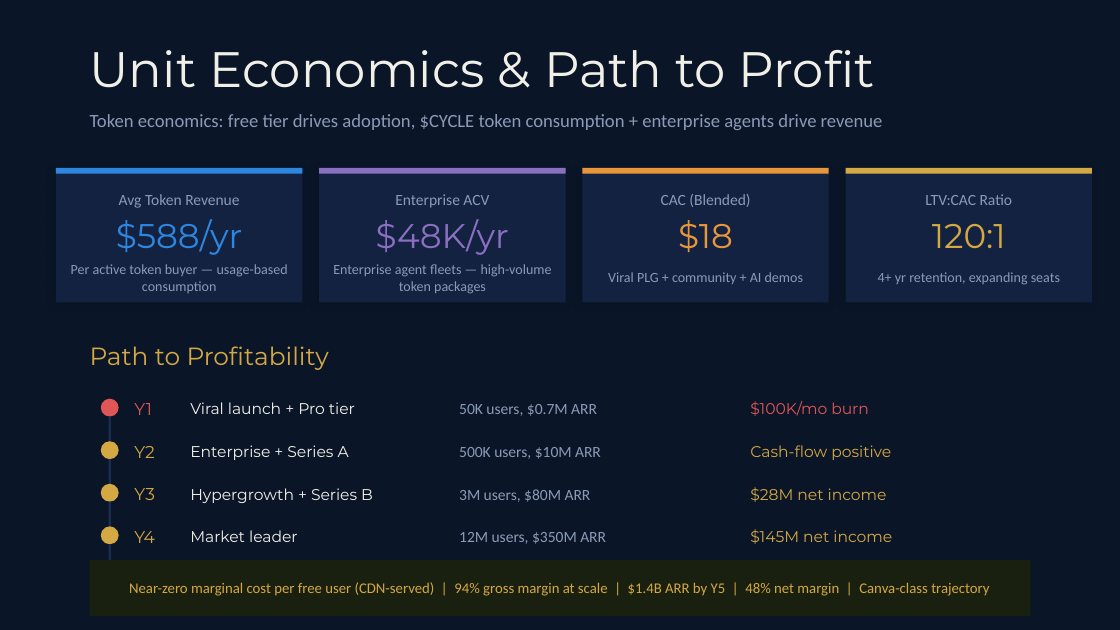
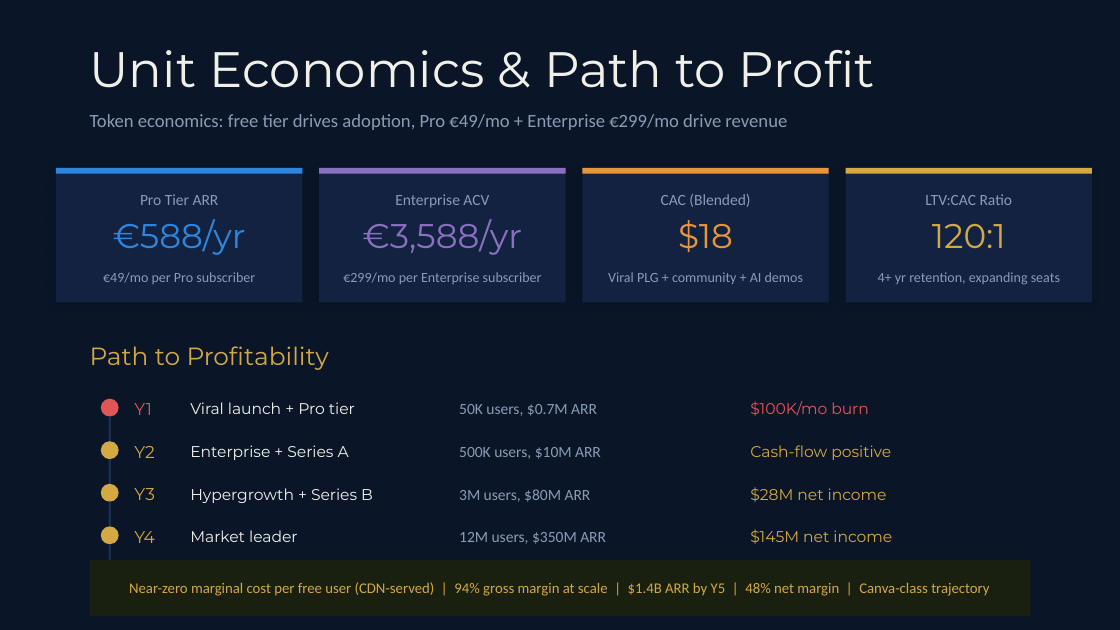
Before and after one commit to vvlars-cmd/cyclecad, a slide deck: slide 19 of cycleCAD-Investor-Deck.pptx. Drawn at 1120x630 pixels with LibreOffice and Linux fonts; fonts in the diff are those of the drawing. Boxes give left, top, right and bottom in pixels: in the first picture for what was removed or moved away, otherwise in the second. Text is boxed around its words. In the diff, an @@ line names an element or a change of style, - is before the commit and + after.

```diff
--- a/cycleCAD-Investor-Deck.pptx
+++ b/cycleCAD-Investor-Deck.pptx
@@ text at (x1=90, y1=114, x2=787, y2=130): text changed @@
-Token economics: free tier drives adoption, $CYCLE token consumption + enterprise agents drive revenue
+Token economics: free tier drives adoption, Pro €49/mo + Enterprise €299/mo drive revenue
@@ text at (x1=140, y1=194, x2=219, y2=205): text changed @@
-Avg Token Revenue
+Pro Tier ARR
@@ text at (x1=113, y1=219, x2=246, y2=255): text changed @@
-$588/yr
+€588/yr
@@ text at (x1=363, y1=219, x2=522, y2=255): text changed @@
-$48K/yr
+€3,588/yr
@@ text at (x1=103, y1=272, x2=255, y2=284): text changed @@
-Per active token buyer — usage-based consumption
+€49/mo per Pro subscriber
@@ text at (x1=343, y1=272, x2=542, y2=284): text changed @@
-Enterprise agent fleets — high-volume token packages
+€299/mo per Enterprise subscriber
```
Also in this commit, not shown: 1 other slide changed, 2 other files.
